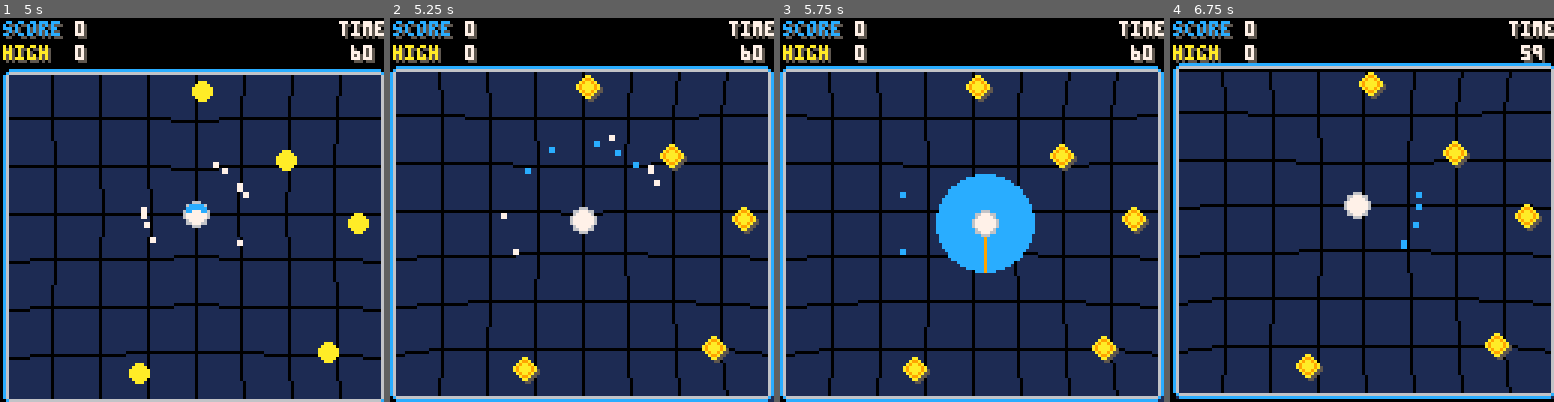
Above: before the commit, frames 1-4 (left to right).
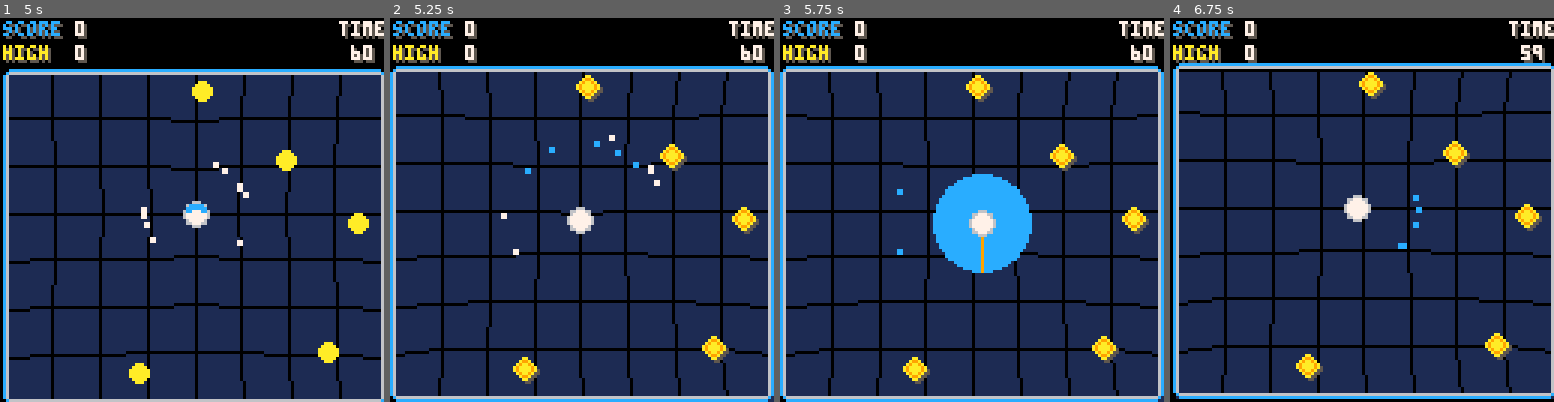
Above: after the commit, the same moments.

Repository: tesselode/netty
Game: PICO-8 cartridge netty.p8
Same seed, same stepped clock (60 frames per second), same inputs: the game is played once before the commit and once after it.
Inputs:
- Up to frame 1 (5 s): tap O (Z key) at 0.7, 1.7, 2.1, 2.5, 2.9, 3.3, 3.7, 4.1, 4.5, 4.9 s; hold Right 1.6-2.1 s; hold Up 2.15-2.42 s; hold Right 2.47-3.03 s; hold Left 3.08-3.58 s; hold Down 3.63-3.97 s; hold Right 4.02-4.68 s; hold Up from 4.73 s (still down)
- Up to frame 2 (5.25 s): release Up at 5.03 s; hold Left from 5.08 s (still down)
- Up to frame 3 (5.75 s): tap O (Z key) at 5.3, 5.7 s; release Left at 5.68 s; hold Down from 5.73 s (still down)
- Up to frame 4 (6.75 s): release Down at 6.03 s; hold Right 6.08-6.58 s; tap O (Z key) at 6.1, 6.5 s; hold Right from 6.63 s (still down)

Frame 1 is identical in both runs. In frame 2, 1.2% of the frame differs, in the area x 46-54%, y 19-94%; in frame 3, 1.0%; in frame 4, 1.8%, in the area x 7-95%, y 17-97%.

Commit message:
non-inverted acceleration controls

Diff:
--- a/netty.p8
+++ b/netty.p8
@@ -134,8 +134,8 @@
   local speed = sqrt(self.vx*self.vx + self.vy*self.vy)
 
   -- acceleration
-  self.vx -= inputx * self.accel * speed / self.maxspeed
-  self.vy -= inputy * self.accel * speed / self.maxspeed
+  self.vx += inputx * self.accel * speed / self.maxspeed
+  self.vy += inputy * self.accel * speed / self.maxspeed
 
   -- friction
   self.vx /= self.friction
@@ -215,11 +215,6 @@
   if self.launching and (not btn(4) or self.charge >= 1) then
    self.launching = false
    local angle = self.launchdir
-   --if btn(0) or btn(1) or btn(2) or btn(3) then
-   -- angle = atan2(inputx, inputy) + .5
-   --else
-   -- angle = atan2(self.vx, self.vy)
-   --end
    self.vx = self.launchspeed * cos(angle) * self.charge
    self.vy = self.launchspeed * sin(angle) * self.charge
    score.multiplier = 1
@@ -290,8 +285,8 @@
   if self.launching then
    circfill(self.x, self.y, self.displayr * 4, 12)
    circfill(self.x, self.y, self.displayr + self.displayr*3*self.charge, 14)
-   local bx = cos(self.launchdir + .5) * self.displayr * 4
-   local by = sin(self.launchdir + .5) * self.displayr * 4
+   local bx = -cos(self.launchdir) * self.displayr * 4
+   local by = -sin(self.launchdir) * self.displayr * 4
    line(self.x, self.y, self.x + bx, self.y + by, 9)
   end
 
@@ -835,6 +830,14 @@
   c = 8
  end
  printc(t, 121, 9 + self.timeyoffset, c)
+
+ -- draw title
+ for i = 0, 4 do
+  local s = 6 + i * 2
+  local x = 128/2 - (15*5)/2 + 15*i
+  local y = 64 + 3.99 * sin(uptime/60 - 1/15*i)
+  --spr(s, x, y, 2, 2)
+ end
 end
 
 
